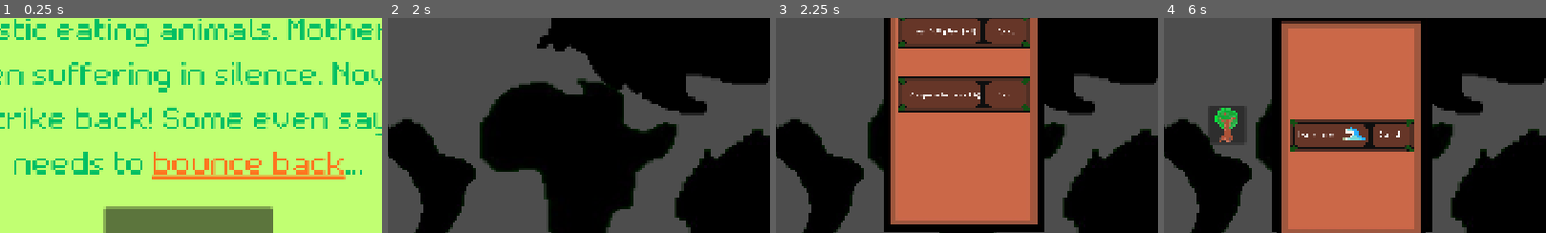
Above: before the commit, frames 1-4 (left to right).
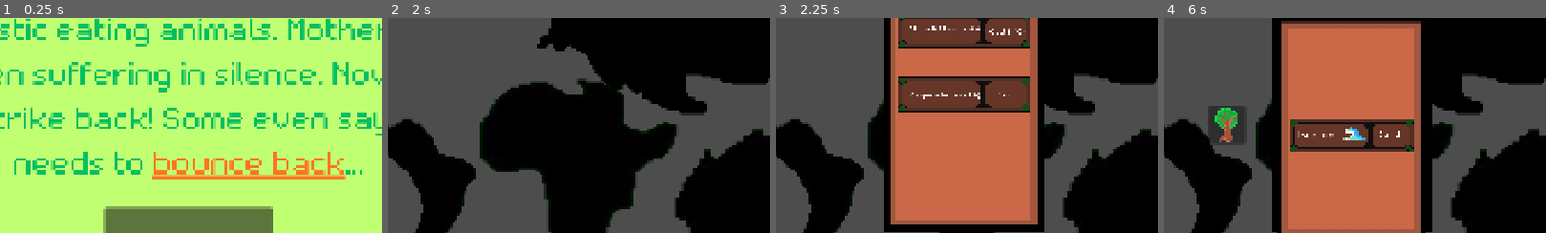
Above: after the commit, the same moments.

Repository: razsgriz/NatureStrikesBack
Game: Godot game, scene res://main.tscn
The game is run twice, just before and just after one commit, with the same random seed, the same clock (stepped at 60 frames per second) and the same inputs.
Inputs (mouse positions are % of the whole screen's width and height, from its top left):
- Up to frame 1 (0.25 s): no input
- Up to frame 2 (2 s): click "PLAY" at 0.5 s; click (46, 63) at 1.25 s
- Up to frame 3 (2.25 s): click "Upgrades ->" at 2 s
- Up to frame 4 (6 s): click (50, 35) at 2.77 s; click (50, 35) at 3.52 s; click (50, 35) at 4.25 s; click (50, 50) at 5 s; click "Disasters ->" at 5.75 s
The pictures show only the part of the screen within x 25-75%, y 32-82%; the shares and areas given below are measured in that part.

Frames 1-2 are identical in both runs. In frame 3, 0.4% of the frame differs, in the area x 35-66%, y 3-8%; in frame 4, nothing differs.

Commit message:
its over bruh gg

Diff:
--- a/main.tscn
+++ b/main.tscn
@@ -12,6 +12,7 @@
 [ext_resource type="Script" uid="uid://b3efnvq0boowl" path="res://green_bar.gd" id="9_4c57u"]
 [ext_resource type="Texture2D" uid="uid://bf57wpao4gde5" path="res://assets/human_bar.jpeg" id="9_kek77"]
 [ext_resource type="Texture2D" uid="uid://hsqopk25xr8e" path="res://assets/startmenu.png" id="12_dg77c"]
+[ext_resource type="Script" uid="uid://rtyyk2m3mqy5" path="res://human_bar.gd" id="12_ycdy4"]
 
 [sub_resource type="GDScript" id="GDScript_0xm2m"]
 script/source = "extends Timer
@@ -90,6 +91,7 @@
 rotation = 3.1415927
 scale = Vector2(0.2, 0.2)
 texture = ExtResource("9_kek77")
+script = ExtResource("12_ycdy4")
 
 [node name="prologue" type="Sprite2D" parent="." unique_id=964265122]
 position = Vector2(0, 5000)
--- a/toggleupgrademenu.tscn
+++ b/toggleupgrademenu.tscn
@@ -57,21 +57,21 @@
 metadata/_edit_use_anchors_ = true
 
 [node name="UPG4" type="Label" parent="Upgrades/Upgrade4" unique_id=222948062]
-offset_left = -700.0
-offset_top = -60.0
-offset_right = 214.99988
-offset_bottom = 62.0
-theme_override_font_sizes/font_size = 100
-text = "Tree Multiplier (+1)"
+offset_left = -700.0003
+offset_top = -69.99992
+offset_right = 223.9997
+offset_bottom = 52.000076
+theme_override_font_sizes/font_size = 62
+text = "Better seed (+20 trees per click)"
 metadata/_edit_use_anchors_ = true
 
 [node name="UPG42" type="Label" parent="Upgrades/Upgrade4" unique_id=227892043]
-offset_left = 425.0
-offset_top = -60.0
-offset_right = 630.0
-offset_bottom = 62.0
+offset_left = 319.9994
+offset_top = -54.999924
+offset_right = 765.9994
+offset_bottom = 67.00008
 theme_override_font_sizes/font_size = 100
-text = "Cost"
+text = "Cost (-10)"
 metadata/_edit_use_anchors_ = true
 
 [node name="Upgrade5" parent="Upgrades" unique_id=1668973668 instance=ExtResource("5_inwtk")]
--- a/upgradeone.gd
+++ b/upgradeone.gd
@@ -5,9 +5,10 @@
 signal upgrade_one_selected
 
 func select_upgrade() -> void:
-	if selected_upgrade == true:
+	if selected_upgrade == true and PlayerData.treeIncome >= 10:
 		upgrade_one_selected.emit()
-		PlayerData.treeIncomeIncrease += 1
+		PlayerData.treeIncomeIncrease += 2
+		PlayerData.treeIncome -= 10
 
 func _on_button_pressed() -> void:
 	selected_upgrade = true
